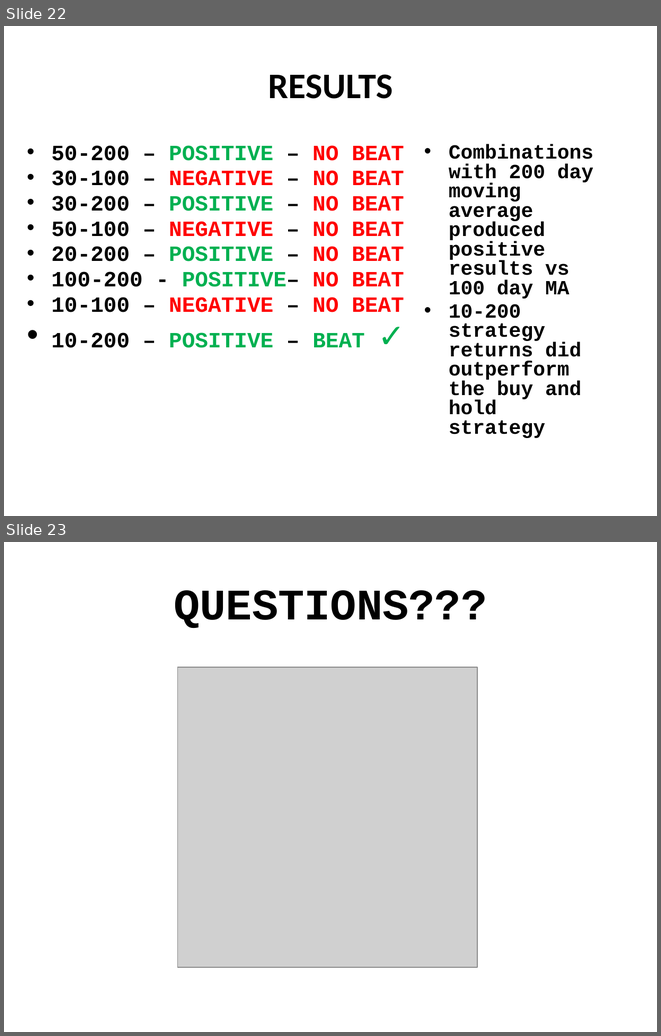
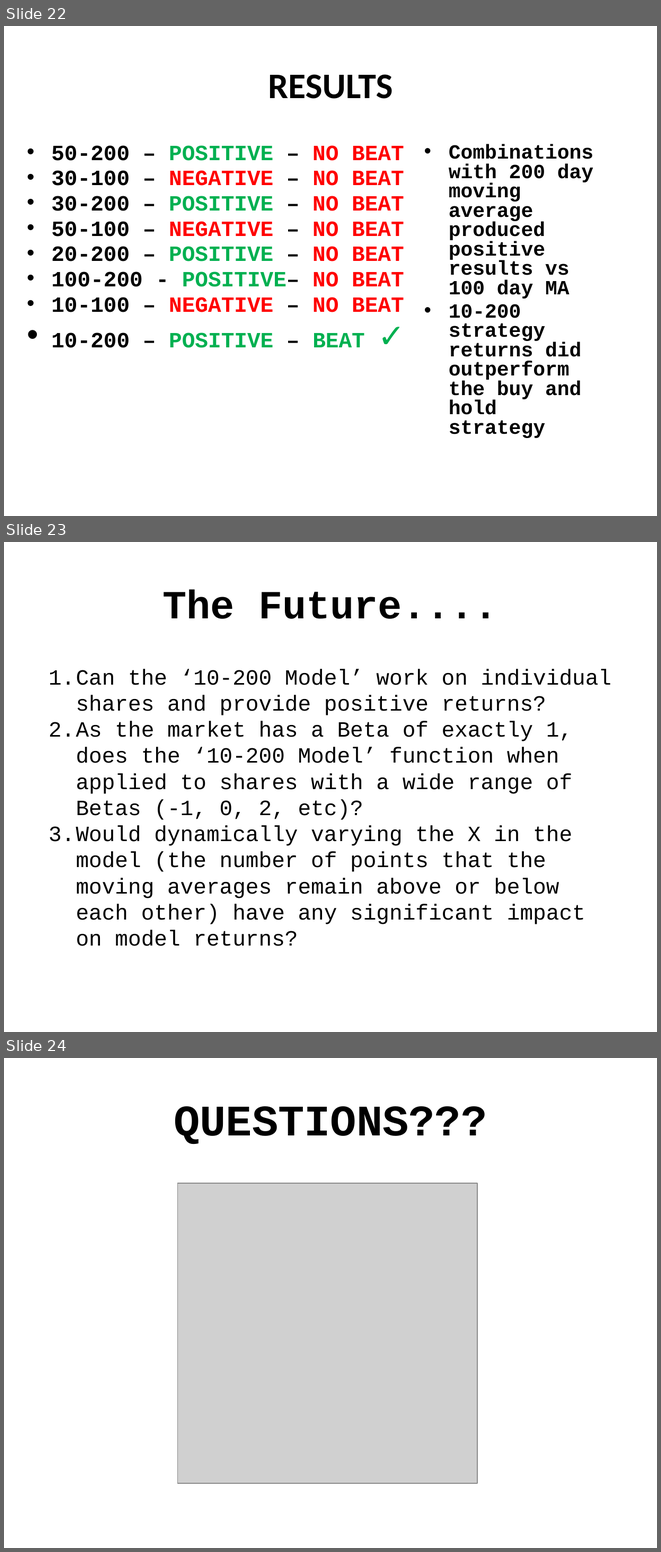
Before and after one commit to jgerarda/ALEXANDER_JASON_G, a slide deck: ALEXANDER_GA DS Final.pptx. Shown one above the other, each under a label of ours: slides 22 and 23 before the commit, slides 22, 23 and 24 after it. The pictures are 661x1036 and 661x1552 pixels, drawn with LibreOffice and Linux fonts; fonts in the diff are those of the drawing; grey boxes stand for pictures. Boxes give left, top, right and bottom in pixels: in the first picture for what was removed or moved away, otherwise in the second. Text is boxed around its words. In the diff, an @@ line names an element or a change of style, - is before the commit and + after.

```diff
--- a/ALEXANDER_GA DS Final.pptx
+++ b/ALEXANDER_GA DS Final.pptx
@@ slide 23 added at (x1=4, y1=542, x2=657, y2=1032), background #FFFFFF @@
@@ title added at (x1=162, y1=589, x2=498, y2=619), 44 pt, text #000000, bold @@
+The Future....
@@ text added at (x1=49, y1=669, x2=611, y2=946), 24 pt, text #000000 @@
+1. Can the ‘10-200 Model’ work on individual shares and provide positive returns?
+2. As the market has a Beta of exactly 1, does the ‘10-200 Model’ function when applied to shares with a wide range of Betas (-1, 0, 2, etc)?
+3. Would dynamically varying the X in the model (the number of points that the moving averages remain above or below each other) have any significant impact on model returns?
@@ what was slide 23 is now slide 24 @@
```
